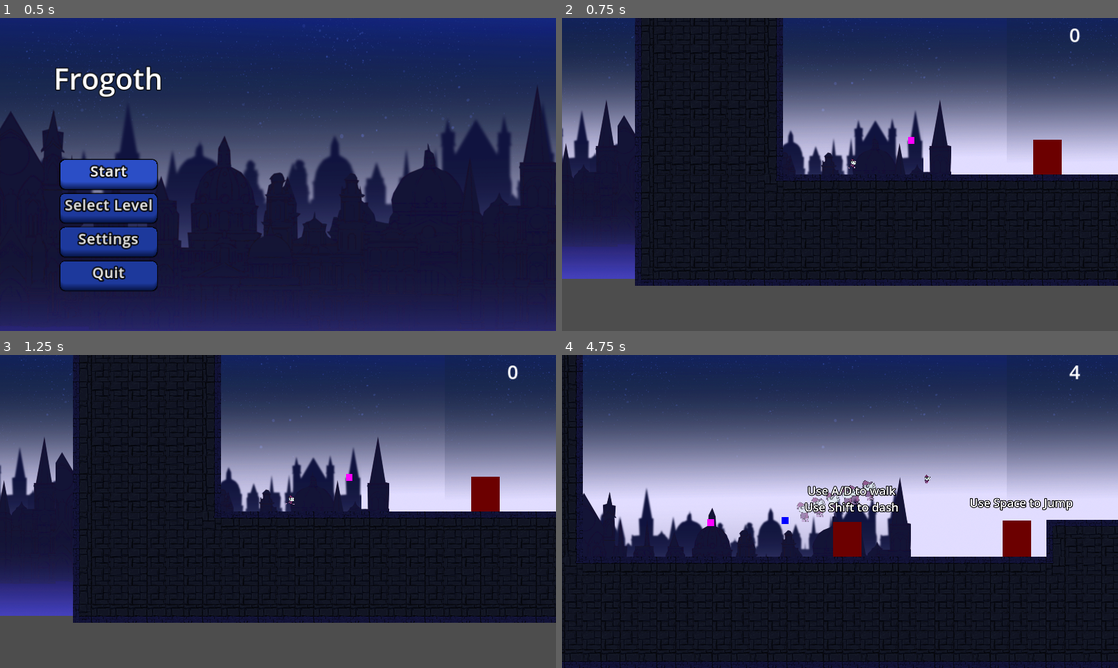
Above: before the commit, frames 1-4 (two rows, left to right).
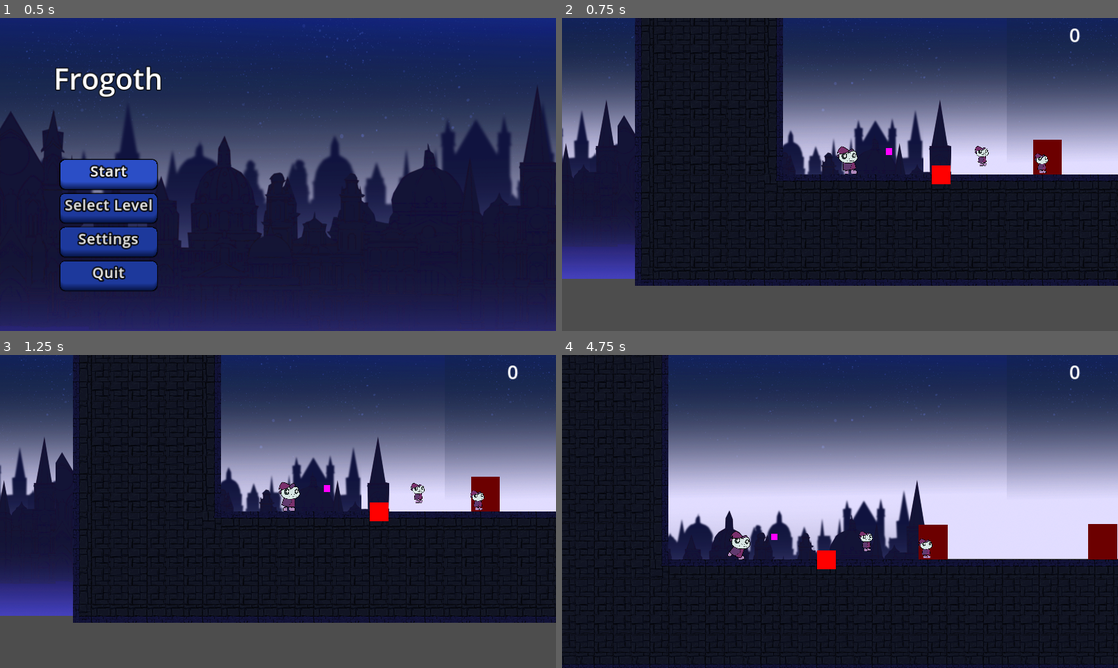
Above: after the commit, the same moments.

Repository: DerBrotDoktor/Frogoth
Game: Godot game, scene res://scenes/main/main.tscn
Same seed, same stepped clock (60 frames per second), same inputs: the game is played once before the commit and once after it.
Inputs:
- Up to frame 1 (0.5 s): no input
- Up to frame 2 (0.75 s): click "Start" at 0.5 s
- Up to frame 3 (1.25 s): no input
- Up to frame 4 (4.75 s): hold Space (jump) 1.28-2.03 s; hold D (right) 1.28-2.78 s; tap Shift (dash) at 1.35, 2.3, 2.85, 3.8, 4.35 s; tap Space (jump) at 2.1, 2.27, 2.57, 3.77, 4.07 s; hold A (left) 2.78-3.53 s; hold Space (jump) 2.78-3.53 s; hold D (right) from 3.53 s (still down); tap F (discrad_shape) at 3.6 s; hold Space (jump) from 4.28 s (still down)

Frame 1 is identical in both runs. In frame 2, 0.7% of the frame differs, in the area x 49-88%, y 38-54%; in frame 3, 0.7%; in frame 4, 20%, in the area x 0-100%, y 0-100%.

Commit message:
Added: Player animations code

Diff:
--- a/scenes/level/level_tutorial_1.tscn
+++ b/scenes/level/level_tutorial_1.tscn
@@ -7,6 +7,9 @@
 [ext_resource type="PackedScene" uid="uid://d0gcu70fmmqi4" path="res://scenes/player/player_spwan_point.tscn" id="3_lyrsc"]
 [ext_resource type="PackedScene" uid="uid://btimemg85kwm8" path="res://scenes/enviroment/platforms/big/platform_big_2.tscn" id="4_6oxe8"]
 [ext_resource type="PackedScene" uid="uid://cpddwnffvkcgu" path="res://scenes/enemies/enemy_grounded.tscn" id="5_hni4f"]
+[ext_resource type="PackedScene" uid="uid://3j5q0ymm7o8s" path="res://scenes/enemies/enemy_single_shot.tscn" id="8_88lkp"]
+[ext_resource type="PackedScene" uid="uid://ni6wav7a3376" path="res://scenes/enviroment/spikes/spikes.tscn" id="9_f75pr"]
+[ext_resource type="PackedScene" uid="uid://jvgqmuavbsuu" path="res://scenes/enemies/enemy_multiple_shot.tscn" id="10_ygi2x"]
 
 [sub_resource type="RectangleShape2D" id="RectangleShape2D_eauuh"]
 size = Vector2(2004, 282)
@@ -28,8 +31,7 @@
 position = Vector2(84, -84)
 
 [node name="JumpPoint" parent="." instance=ExtResource("3_emvqd")]
-position = Vector2(491, -235)
-scale = Vector2(0.3, 0.3)
+position = Vector2(339, -158)
 
 [node name="BashPoints" type="Node2D" parent="."]
 position = Vector2(-9, 0)
@@ -145,6 +147,18 @@
 format = 2
 layer_0/tile_data = PackedInt32Array(327725, 65536, 2, 262189, 65536, 1, 196653, 65536, 1, 131117, 65536, 1, 65581, 655 …(26324 unchanged characters)…
 
+[node name="EnemySingleShot" parent="." instance=ExtResource("8_88lkp")]
+position = Vector2(3065, -295)
+
+[node name="Spikes" parent="." instance=ExtResource("9_f75pr")]
+position = Vector2(698, 1)
+
+[node name="EnemyMultipleShot" parent="." instance=ExtResource("10_ygi2x")]
+position = Vector2(958, -135)
+
+[node name="EnemyMultipleShot2" parent="." instance=ExtResource("10_ygi2x")]
+position = Vector2(1370, -85)
+
 [editable path="Signs/TutorialSign"]
 [editable path="Signs/TutorialSign2"]
 [editable path="Signs/TutorialSign3"]
--- a/scenes/player/player.gd
+++ b/scenes/player/player.gd
@@ -48,6 +48,9 @@
 func add_gravity(delta):
 	if not is_on_floor() and can_move and velocity.y < max_y_velocity:
 		velocity.y += gravity * delta
+		if not $Animation.is_playing():
+			print("a")
+			$Animation.play("fall")
 
 func handle_movement(delta):
 	if not $DashTimer.is_stopped():
@@ -58,15 +61,21 @@
 		if direction > 0:
 			$Animation.flip_h = false
 			velocity.x = min(velocity.x + acceleration, normal_speed)
+			if is_on_floor():
+				$Animation.play("walk")
 		elif direction < 0:
 			velocity.x = max(velocity.x - acceleration, -normal_speed)
 			$Animation.flip_h = true
+			if is_on_floor():
+				$Animation.play("walk")
 	elif not $DashDelay.is_stopped():
 		print(velocity)
 		velocity.x = lerpf(velocity.x, normal_speed, dash_deceleration*delta)
 		velocity.y = lerpf(velocity.y, 0, dash_deceleration*delta*2)
 	elif can_move:
 			velocity.x = lerpf(velocity.x, 0, deceleration)
+			if not $Animation.is_playing() or ($Animation.animation == "fall" and is_on_floor()):
+				$Animation.play("idle")
 
 func handle_dash_movement():
 	if dash_direction.x > 0:
@@ -125,6 +134,10 @@
 	velocity.y = jump_velocity
 	jump_time = 0.0
 	try_place_orb()
+	if can_jump:
+		$Animation.play("double_jump")
+	else:
+		$Animation.play("jump")
 
 func check_coyote(was_on_floor):
 	if was_on_floor and (not is_on_floor()) and $CoyoteTimer.is_stopped():
@@ -168,6 +181,7 @@
 	velocity = Vector2(input_x * 3000.0, input_y * 3000.0)	# gern geschehen. Aber Diagonal ist zu stark in Relation
 	dash_direction = Vector2(input_x, input_y).normalized()
 	can_move = false
+	$Animation.play("dash")
 	$DashTimer.start()
 	$GhostTimer.start()
 
@@ -193,12 +207,17 @@
 	if current_health > 1:
 		$Camera.shake()
 		$PlayerAnimation.play("hit_player_animation")
+		$Animation.play("damage")
 		current_health -= damage
 	else:
 		die()
 
 func die():
+	can_move = false
+	$Animation.play("death")
+	await  $Animation.animation_finished
 	player_died.emit()
+	can_move = true
 
 func try_place_orb():
 	if is_on_floor():
--- a/scenes/player/player.tscn
+++ b/scenes/player/player.tscn
@@ -298,7 +298,7 @@
 "duration": 1.0,
 "texture": SubResource("AtlasTexture_fj1jr")
 }],
-"loop": true,
+"loop": false,
 "name": &"damage",
 "speed": 12.0
 }, {
@@ -336,7 +336,7 @@
 "duration": 1.0,
 "texture": SubResource("AtlasTexture_e6wlh")
 }],
-"loop": true,
+"loop": false,
 "name": &"dash",
 "speed": 12.0
 }, {
@@ -365,7 +365,7 @@
 "duration": 1.0,
 "texture": SubResource("AtlasTexture_ppu2y")
 }],
-"loop": true,
+"loop": false,
 "name": &"death",
 "speed": 12.0
 }, {
@@ -387,7 +387,7 @@
 "duration": 1.0,
 "texture": SubResource("AtlasTexture_ksl7l")
 }],
-"loop": true,
+"loop": false,
 "name": &"double_jump",
 "speed": 12.0
 }, {
@@ -428,7 +428,7 @@
 "duration": 1.0,
 "texture": SubResource("AtlasTexture_s4wk3")
 }],
-"loop": true,
+"loop": false,
 "name": &"fall",
 "speed": 12.0
 }, {
@@ -469,7 +469,7 @@
 "duration": 1.0,
 "texture": SubResource("AtlasTexture_e3apo")
 }],
-"loop": true,
+"loop": false,
 "name": &"idle",
 "speed": 12.0
 }, {
@@ -495,7 +495,7 @@
 "duration": 1.0,
 "texture": SubResource("AtlasTexture_7dqxo")
 }],
-"loop": true,
+"loop": false,
 "name": &"jump",
 "speed": 12.0
 }, {
@@ -530,16 +530,16 @@
 "duration": 1.0,
 "texture": SubResource("AtlasTexture_4w17a")
 }],
-"loop": true,
-"name": &"walk_0",
+"loop": false,
+"name": &"walk",
 "speed": 12.0
 }]
 
 [sub_resource type="RectangleShape2D" id="RectangleShape2D_0tqvw"]
-size = Vector2(233, 420)
+size = Vector2(105, 192)
 
 [sub_resource type="RectangleShape2D" id="RectangleShape2D_86dhk"]
-size = Vector2(243.333, 426.667)
+size = Vector2(112, 198)
 
 [sub_resource type="Animation" id="Animation_8u4v0"]
 length = 0.001
@@ -579,7 +579,6 @@
 }
 
 [node name="Player" type="CharacterBody2D"]
-scale = Vector2(0.3, 0.3)
 script = ExtResource("1_il0n1")
 normal_speed = 600.0
 jump_velocity = -1000.0
@@ -595,14 +594,11 @@
 z_index = 1
 material = SubResource("ShaderMaterial_fl175")
 sprite_frames = SubResource("SpriteFrames_lw100")
-animation = &"walk_0"
-autoplay = "walk_0"
-frame_progress = 0.7262
-
-[node name="Sprite2D" type="Sprite2D" parent="Animation"]
+animation = &"death"
+autoplay = "idle"
 
 [node name="Collider" type="CollisionShape2D" parent="."]
-position = Vector2(-0.5, 47)
+position = Vector2(-4.5, 31)
 shape = SubResource("RectangleShape2D_0tqvw")
 
 [node name="Camera" type="Camera2D" parent="."]
@@ -639,8 +635,7 @@
 collision_mask = 5
 
 [node name="TriggerCollider" type="CollisionShape2D" parent="TriggerArea"]
-visible = false
-position = Vector2(-1.66666, 46.6667)
+position = Vector2(-4, 31)
 shape = SubResource("RectangleShape2D_86dhk")
 
 [node name="PlayerAnimation" type="AnimationPlayer" parent="."]
Not shown: 1 places in scenes/level/level_tutorial_1.tscn that only renumber resources
Not shown: 1 places in scenes/main/main.tscn that only renumber resources
